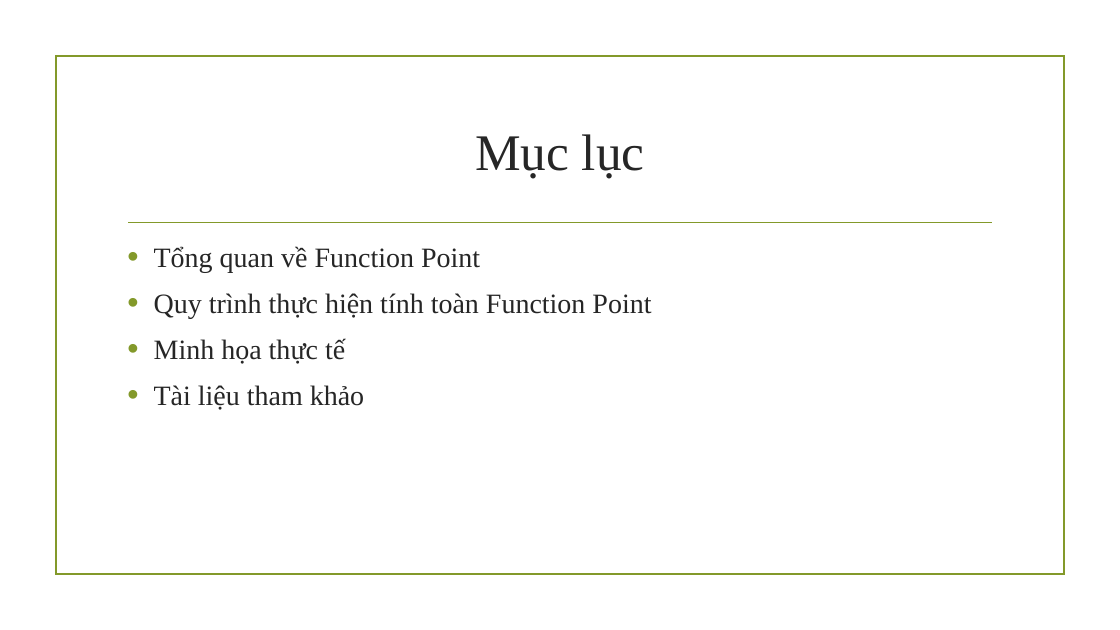
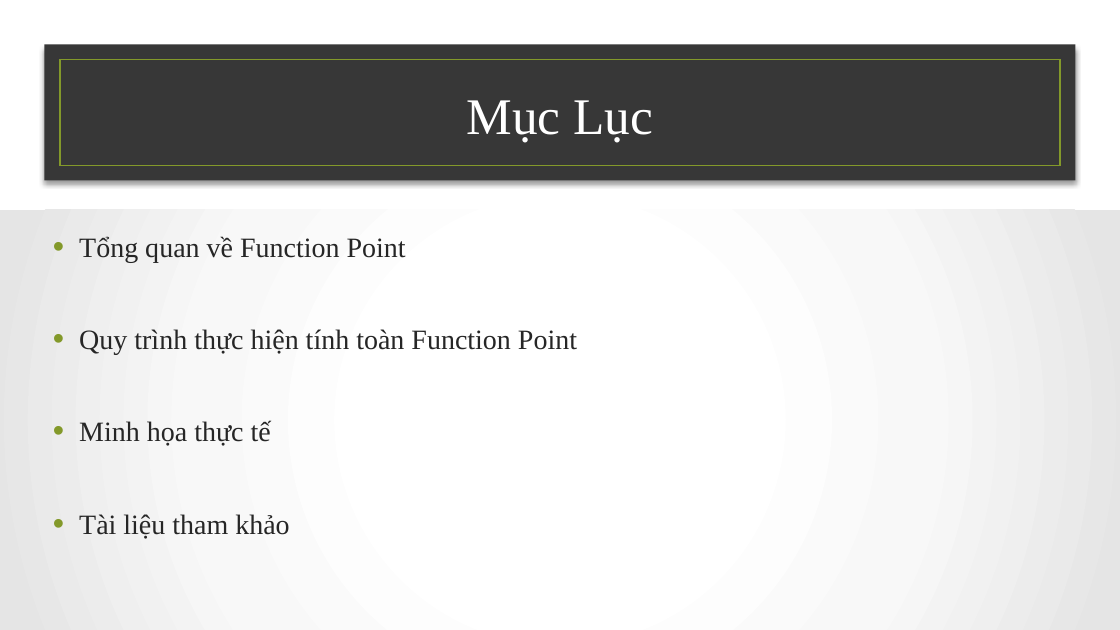
Before and after one commit to NamBang/CEMEM, a slide deck: slide 3 of Funciton-Point .pptx. Drawn at 1120x630 pixels with LibreOffice and Linux fonts; fonts in the diff are those of the drawing; background and template pictures are left out. Boxes give left, top, right and bottom in pixels: in the first picture for what was removed or moved away, otherwise in the second. Text is boxed around its words. In the diff, an @@ line names an element or a change of style, - is before the commit and + after.

Commit message:
update Function Point

```diff
--- a/Funciton-Point .pptx
+++ b/Funciton-Point .pptx
@@ rectangle added at <box>45,45,1075,181</box>, fill #373737 @@
@@ rectangle removed at <box>55,56,1064,575</box> @@
@@ rectangle added at <box>60,60,1060,166</box>, outline #83992A 1.25 pt @@
@@ title at <box>467,100,653,143</box>: text changed; text colour #262626 to #FFFFFF @@
-Mục lục
+Mục Lục
@@ rectangle added at <box>0,210,1120,630</box>, fill gradient #FFFFFF to #F8F8F8 to #E5E5E5 @@
@@ text "Tổng quan về Function Point" rewrapped from <box>154,246,651,410</box> to <box>79,236,577,539</box> @@
@@ line removed from (129, 223) to (992, 223) @@
```
Also in this commit, not shown: 4 other slides changed, 1 slide added, 1 slide removed.
